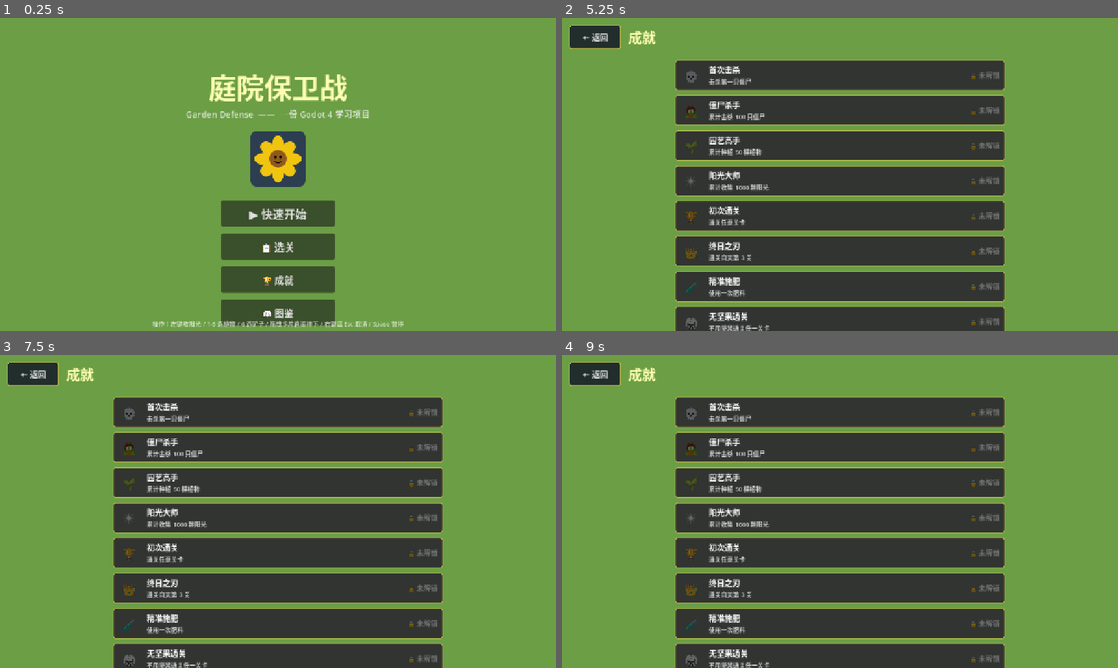
Above: before the commit, frames 1-4 (two rows, left to right).
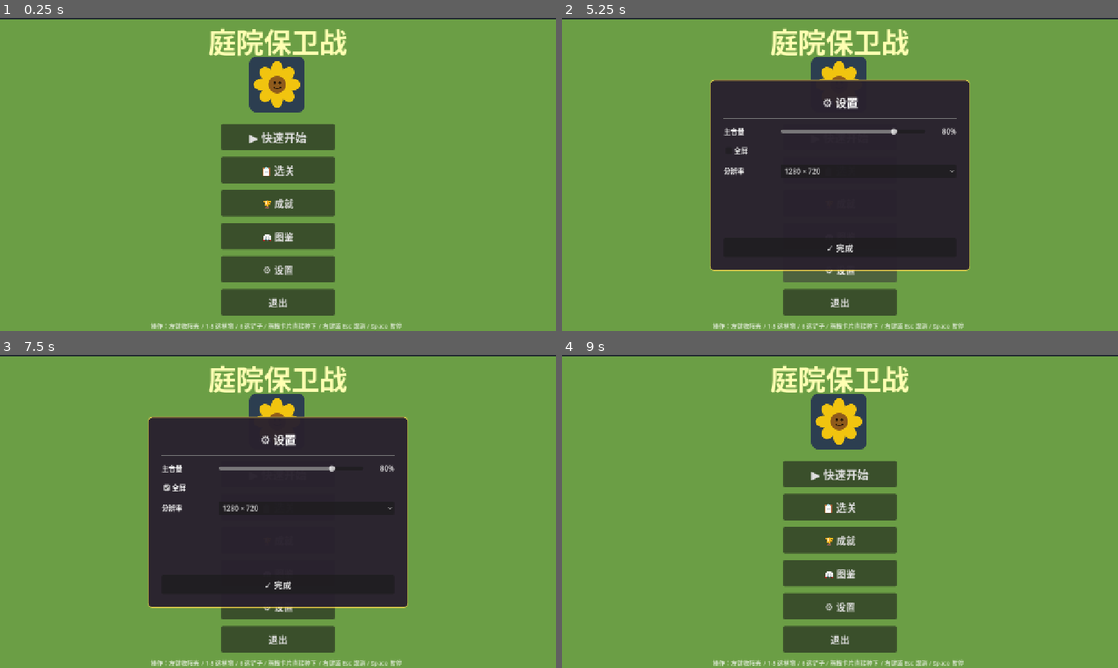
Above: after the commit, the same moments.

Repository: amoihans/GardenDefence
Game: Godot game, scene res://scenes/main/MainMenu.tscn
The game is run twice, just before and just after one commit, with the same random seed, the same clock (stepped at 60 frames per second) and the same inputs.
Inputs (mouse positions are in pixels of both pictures, inside the frame that each line leads up to):
- Up to frame 1 (0.25 s): no input
- Up to frame 2 (5.25 s): click "📋 选关" at 0.5 s; click "← 返回" at 1.25 s; click "🏆 成就" at 2 s; click "← 返回" at 2.75 s; click "📖 图鉴" at 3.5 s; click "← 返回" at 4.25 s; click (840, 268) at 5 s, where only the run after the commit has a clickable "⚙ 设置"
- Up to frame 3 (7.5 s): click (278, 473) at 5.75 s, where only the run after the commit has a clickable "▶ 快速开始"; click (278, 473) at 6.5 s, where only the run after the commit has a clickable "▶ 快速开始"; click (278, 486) at 7.25 s, where only the run after the commit has a clickable "全屏"
- Up to frame 4 (9 s): click (867, 508) at 8 s, where only the run after the commit has a clickable "1280 × 720"; click (840, 583) at 8.75 s, where only the run after the commit has a clickable "✓ 完成"

The runs differ from the first frame. In frame 1, 14% of the frame differs, in the area x 0-100%, y 0-100%; in frame 2, 32%; in frame 3, 32%; in frame 4, 50%.

Commit message:
Add Godot-generated UID files for MainMenu and bowling_nut

Diff:
--- a/scenes/main/MainMenu.tscn
+++ b/scenes/main/MainMenu.tscn
@@ -1,96 +1,102 @@
-[gd_scene load_steps=3 format=3]
+[gd_scene format=3 uid="uid://ck400ltpseyj4"]
 
-[ext_resource type="Script" path="res://scripts/main_menu.gd" id="1_mm"]
-[ext_resource type="Texture2D" path="res://icon.svg" id="2_mm"]
+[ext_resource type="Script" uid="uid://ddehbdyp85myu" path="res://scripts/main_menu.gd" id="1_mm"]
+[ext_resource type="Texture2D" uid="uid://bmpjbmbpe11cb" path="res://icon.svg" id="2_mm"]
 
-[node name="MainMenu" type="Control"]
+[node name="MainMenu" type="Control" unique_id=75431109]
 layout_mode = 3
 anchors_preset = 15
 anchor_right = 1.0
 anchor_bottom = 1.0
+offset_top = 2.0
+offset_right = -5.0
+offset_bottom = 144.0
+grow_horizontal = 2
+grow_vertical = 2
 script = ExtResource("1_mm")
 
-[node name="Background" type="ColorRect" parent="."]
+[node name="Background" type="ColorRect" parent="." unique_id=395438202]
+layout_mode = 0
 offset_right = 1280.0
 offset_bottom = 720.0
 color = Color(0.42, 0.62, 0.27, 1)
 
-[node name="Title" type="Label" parent="."]
-offset_left = 0.0
-offset_top = 110.0
-offset_right = 1280.0
-offset_bottom = 200.0
+[node name="Title" type="Label" parent="." unique_id=265549993]
+layout_mode = 0
+offset_left = -1.0
+offset_top = 3.0
+offset_right = 1279.0
+offset_bottom = 93.0
+theme_override_colors/font_color = Color(1, 1, 0.7, 1)
+theme_override_font_sizes/font_size = 64
 text = "庭院保卫战"
 horizontal_alignment = 1
 vertical_alignment = 1
-theme_override_colors/font_color = Color(1, 1, 0.7, 1)
-theme_override_font_sizes/font_size = 64
 
-[node name="Subtitle" type="Label" parent="."]
-offset_left = 0.0
-offset_top = 200.0
-offset_right = 1280.0
-offset_bottom = 240.0
-text = "Garden Defense  ——  一份 Godot 4 学习项目"
-horizontal_alignment = 1
-vertical_alignment = 1
-theme_override_colors/font_color = Color(0.95, 0.95, 0.95, 0.85)
-theme_override_font_sizes/font_size = 20
-
-[node name="Logo" type="TextureRect" parent="."]
-offset_left = 576.0
-offset_top = 260.0
-offset_right = 704.0
-offset_bottom = 388.0
+[node name="Logo" type="TextureRect" parent="." unique_id=2136366462]
+layout_mode = 0
+offset_left = 574.0
+offset_top = 87.0
+offset_right = 702.0
+offset_bottom = 215.0
 texture = ExtResource("2_mm")
 expand_mode = 1
 stretch_mode = 5
 
-[node name="Center" type="CenterContainer" parent="."]
-offset_top = 420.0
+[node name="Center" type="CenterContainer" parent="." unique_id=1115115829]
+layout_mode = 0
+offset_top = 242.0
 offset_right = 1280.0
-offset_bottom = 680.0
+offset_bottom = 682.0
 
-[node name="VBox" type="VBoxContainer" parent="Center"]
+[node name="VBox" type="VBoxContainer" parent="Center" unique_id=2026933198]
+layout_mode = 2
 theme_override_constants/separation = 16
 
-[node name="StartBtn" type="Button" parent="Center/VBox"]
+[node name="StartBtn" type="Button" parent="Center/VBox" unique_id=1969582104]
 custom_minimum_size = Vector2(260, 60)
+layout_mode = 2
+theme_override_font_sizes/font_size = 26
 text = "▶ 快速开始"
-theme_override_font_sizes/font_size = 26
 
-[node name="SelectBtn" type="Button" parent="Center/VBox"]
+[node name="SelectBtn" type="Button" parent="Center/VBox" unique_id=711297306]
 custom_minimum_size = Vector2(260, 60)
+layout_mode = 2
+theme_override_font_sizes/font_size = 24
 text = "📋 选关"
-theme_override_font_sizes/font_size = 24
 
-[node name="AchievementsBtn" type="Button" parent="Center/VBox"]
+[node name="AchievementsBtn" type="Button" parent="Center/VBox" unique_id=286166441]
 custom_minimum_size = Vector2(260, 60)
+layout_mode = 2
+theme_override_font_sizes/font_size = 22
 text = "🏆 成就"
+
+[node name="CodeBookBtn" type="Button" parent="Center/VBox" unique_id=1506472261]
+custom_minimum_size = Vector2(260, 60)
+layout_mode = 2
 theme_override_font_sizes/font_size = 22
+text = "📖 图鉴"
 
-[node name="CodeBookBtn" type="Button" parent="Center/VBox"]
+[node name="SettingsBtn" type="Button" parent="Center/VBox" unique_id=1253836003]
 custom_minimum_size = Vector2(260, 60)
-text = "📖 图鉴"
+layout_mode = 2
 theme_override_font_sizes/font_size = 22
+text = "⚙ 设置"
 
-[node name="SettingsBtn" type="Button" parent="Center/VBox"]
+[node name="QuitBtn" type="Button" parent="Center/VBox" unique_id=399279200]
 custom_minimum_size = Vector2(260, 60)
-text = "⚙ 设置"
+layout_mode = 2
 theme_override_font_sizes/font_size = 22
+text = "退出"
 
-[node name="QuitBtn" type="Button" parent="Center/VBox"]
-custom_minimum_size = Vector2(260, 60)
-text = "退出"
-theme_override_font_sizes/font_size = 22
-
-[node name="Hint" type="Label" parent="."]
-offset_left = 0.0
-offset_top = 690.0
-offset_right = 1280.0
-offset_bottom = 716.0
+[node name="Hint" type="Label" parent="." unique_id=243351688]
+layout_mode = 0
+offset_left = -4.0
+offset_top = 693.0
+offset_right = 1276.0
+offset_bottom = 719.0
+theme_override_colors/font_color = Color(1, 1, 1, 0.7)
+theme_override_font_sizes/font_size = 14
 text = "操作：左键收阳光 / 1-5 选植物 / 6 选铲子 / 拖拽卡片直接种下 / 右键或 Esc 取消 / Space 暂停"
 horizontal_alignment = 1
 vertical_alignment = 1
-theme_override_colors/font_color = Color(1, 1, 1, 0.7)
-theme_override_font_sizes/font_size = 14
Not shown, added: scripts/bowling_nut.gd.uid
